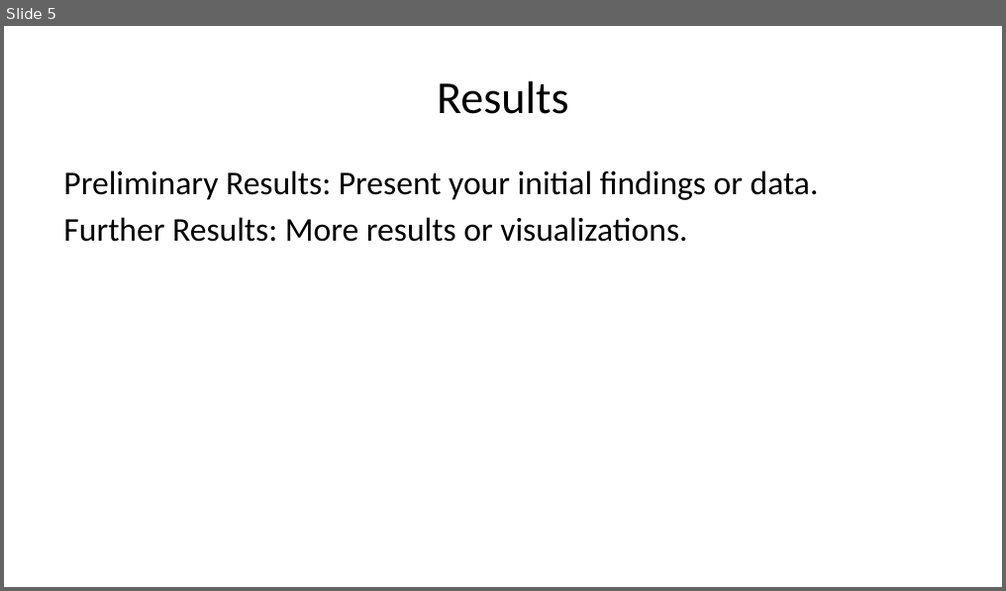
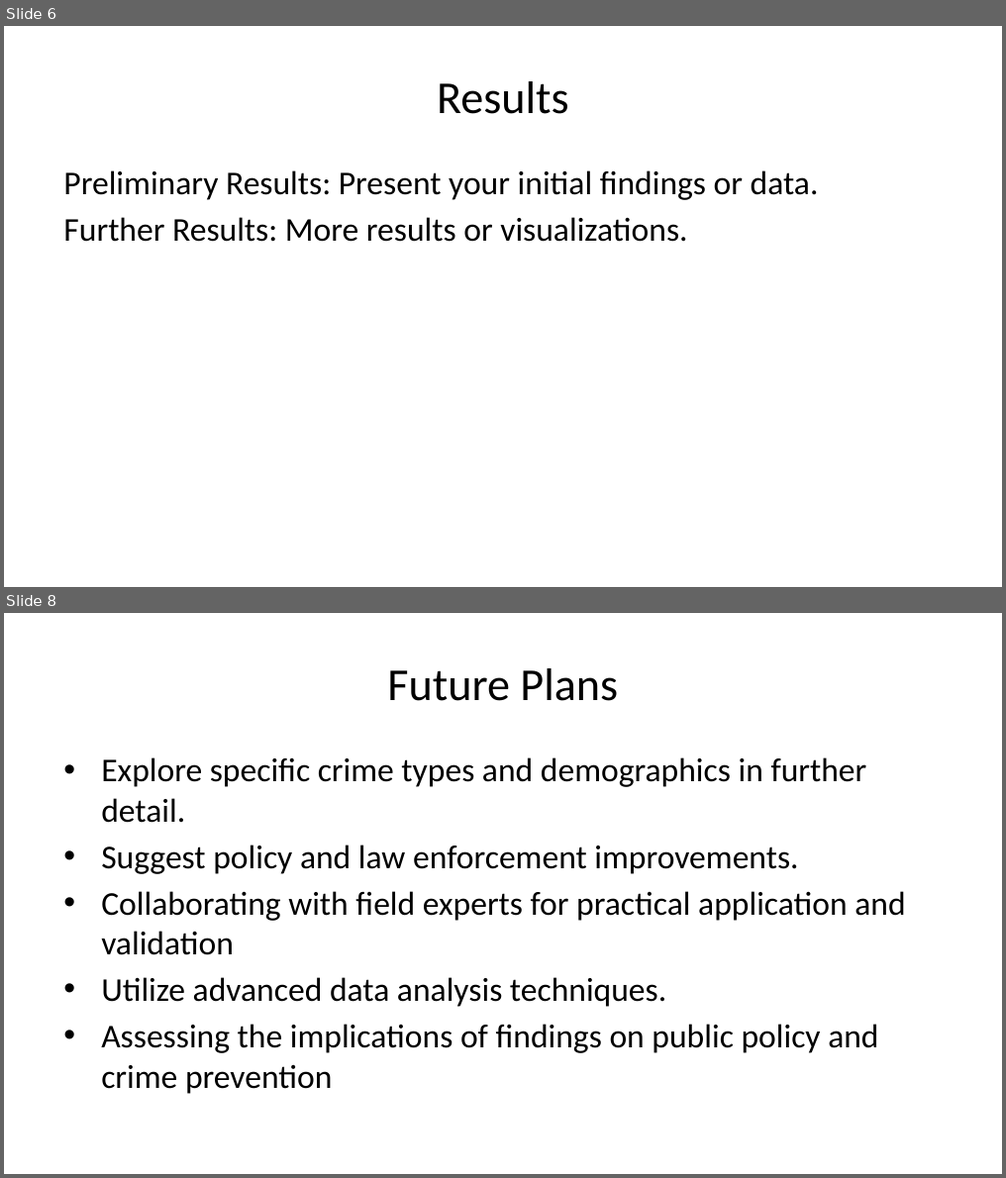
Before and after one commit to ameeraattiah/projectPPT, a slide deck: projectPPT.pptx. Shown one above the other, each under a label of ours: slide 5 before the commit, slides 6 and 8 after it; the slides between them are not shown. The pictures are 1006x591 and 1006x1178 pixels, drawn with LibreOffice and Linux fonts; fonts in the diff are those of the drawing. Boxes give left, top, right and bottom in pixels: in the first picture for what was removed or moved away, otherwise in the second. Text is boxed around its words. In the diff, an @@ line names an element or a change of style, - is before the commit and + after.

```diff
--- a/projectPPT.pptx
+++ b/projectPPT.pptx
@@ slide 8 added at (x1=4, y1=613, x2=1002, y2=1174), background #FFFFFF @@
@@ title added at (x1=387, y1=668, x2=618, y2=701), 33 pt, text #000000 @@
+Future Plans
@@ text added at (x1=101, y1=758, x2=905, y2=1094), 24 pt, text #000000 @@
+• Explore specific crime types and demographics in further detail.
+• Suggest policy and law enforcement improvements.
+• Collaborating with field experts for practical application and validation
+• Utilize advanced data analysis techniques.
+• Assessing the implications of findings on public policy and crime prevention
@@ what was slide 5 is now slide 6 @@
```
Also in this commit, not shown: 1 slide changed, 3 other slides added, 2 slides removed, 1 other file.
